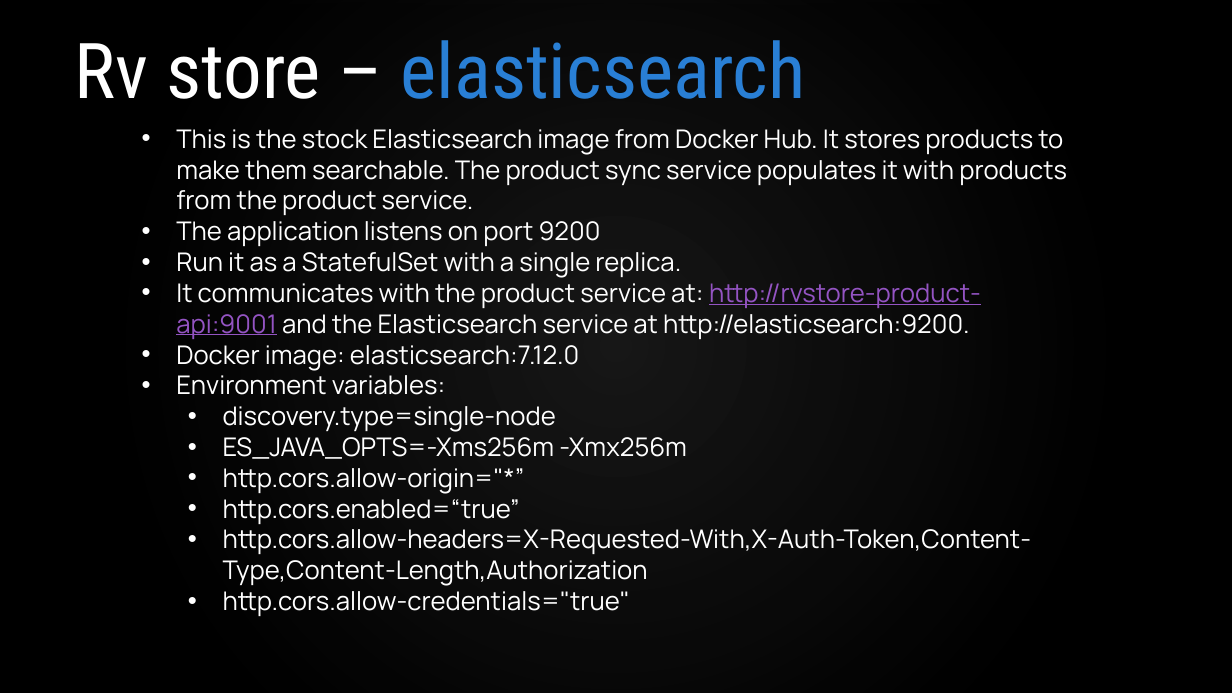
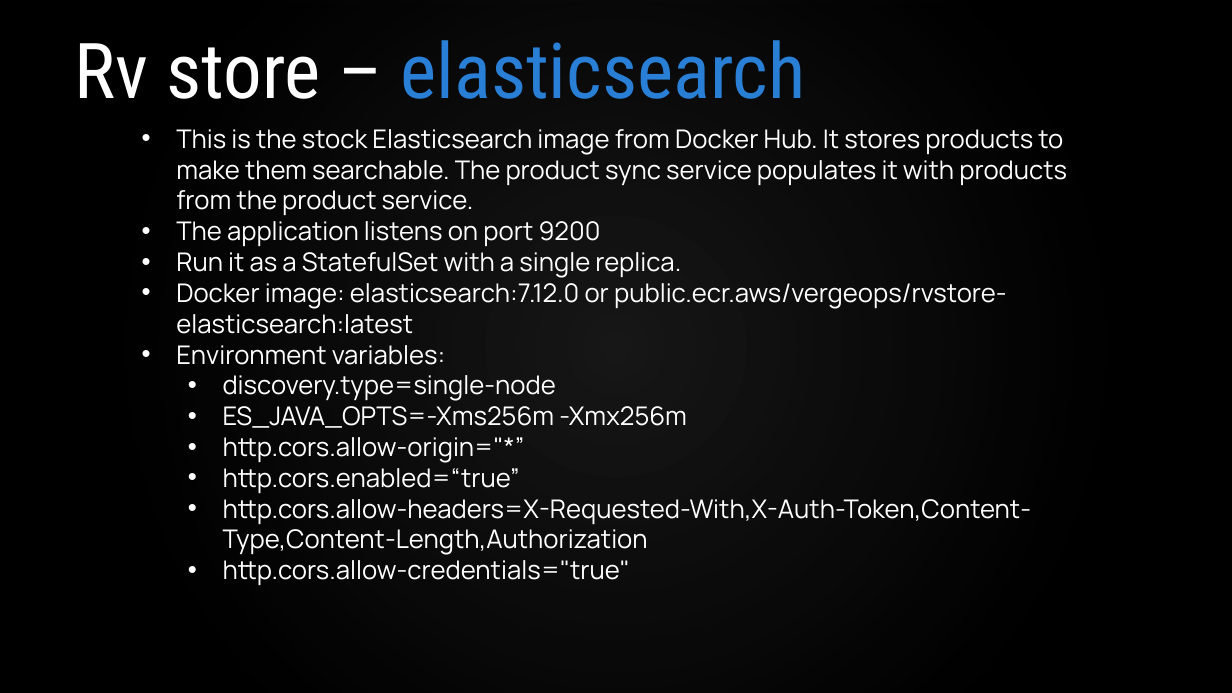
Before and after one commit to VergeOps/k8s-rvstore, a slide deck: slide 15 of rvstore_hackathon/Kubernetes-RV Store Hackathon.pptx. Drawn at 1232x693 pixels with LibreOffice and Linux fonts; fonts in the diff are those of the drawing; background and template pictures are left out. Boxes give left, top, right and bottom in pixels: in the first picture for what was removed or moved away, otherwise in the second. Text is boxed around its words. In the diff, an @@ line names an element or a change of style, - is before the commit and + after.

Commit message:
Updated ES

```diff
--- a/rvstore_hackathon/Kubernetes-RV Store Hackathon.pptx
+++ b/rvstore_hackathon/Kubernetes-RV Store Hackathon.pptx
@@ text at (176, 283, 1007, 334): text changed @@
-• It communicates with the product service at: http://rvstore-product-api:9001 and the Elasticsearch service at http://elasticsearch:9200.
-• Docker image: elasticsearch:7.12.0
+• Docker image: elasticsearch:7.12.0 or public.ecr.aws/vergeops/rvstore-elasticsearch:latest
```
Also in this commit, not shown: 1 other slide changed.
